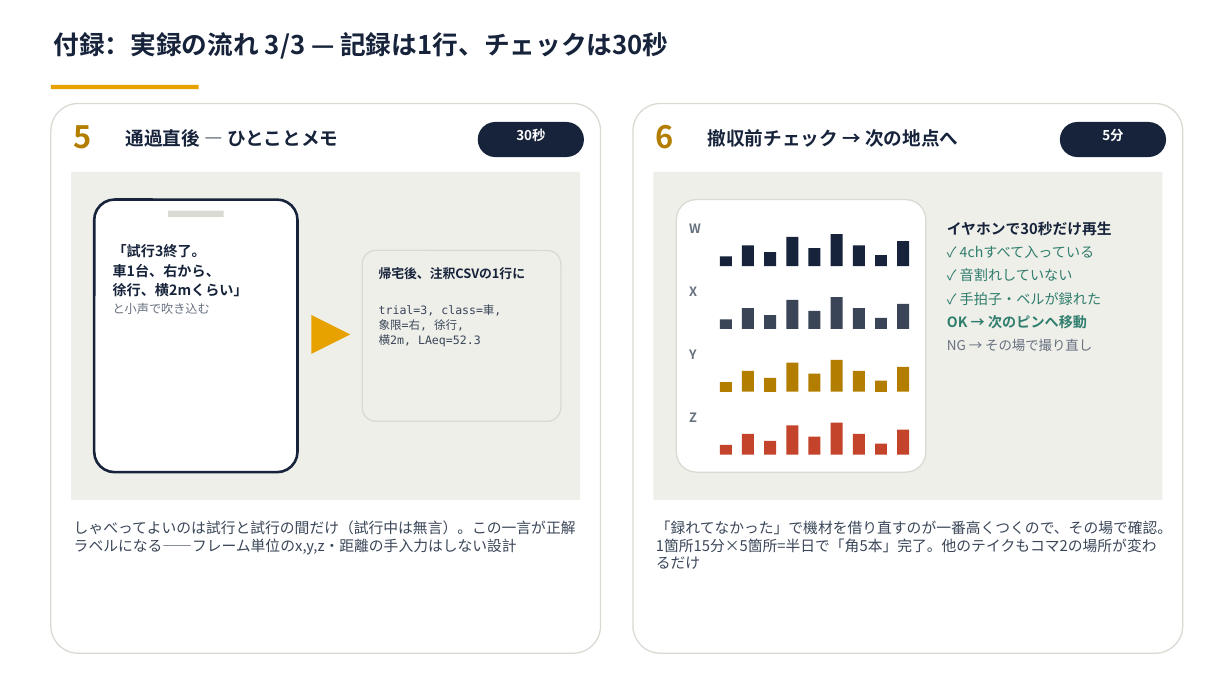
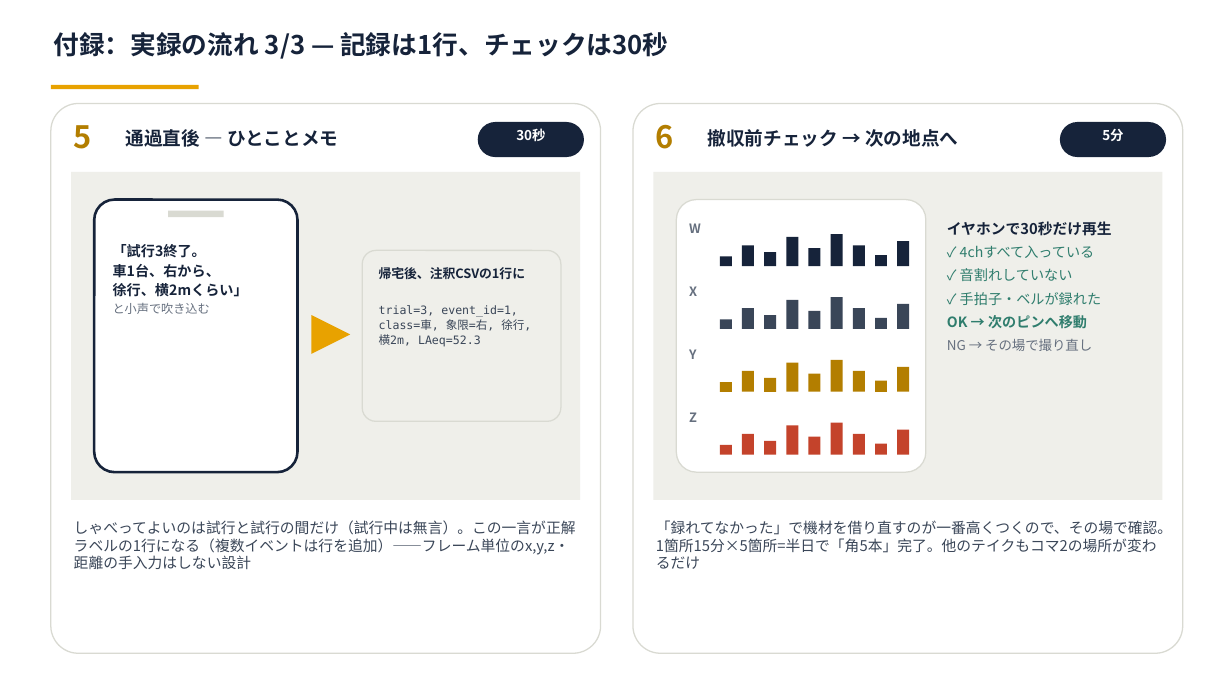
Before and after one commit to Noosdoo/outdoor-seld-sim, a slide deck: slide 3 of md/seminar/図_付録_実録の流れ_2026-08-13.pptx. Drawn at 1232x693 pixels with LibreOffice and Linux fonts; fonts in the diff are those of the drawing. Boxes give left, top, right and bottom in pixels: in the first picture for what was removed or moved away, otherwise in the second. Text is boxed around its words. In the diff, an @@ line names an element or a change of style, - is before the commit and + after.

```diff
--- a/md/seminar/図_付録_実録の流れ_2026-08-13.pptx
+++ b/md/seminar/図_付録_実録の流れ_2026-08-13.pptx
@@ text at [379, 305, 531, 331]: text changed @@
-trial=3, class=車,
-象限=右, 徐行,
+trial=3, event_id=1,
+class=車, 象限=右, 徐行,
@@ text at [74, 520, 576, 569]: text changed @@
-しゃべってよいのは試行と試行の間だけ（試行中は無言）。この一言が正解ラベルになる——フレーム単位のx,y,z・距離の手入力はしない設計
+しゃべってよいのは試行と試行の間だけ（試行中は無言）。この一言が正解ラベルの1行になる（複数イベントは行を追加）——フレーム単位のx,y,z・距離の手入力はしない設計
```
Also in this commit, not shown: 2 other slides changed.
